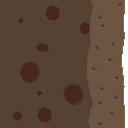
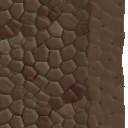
Layers edited between the first and the second 128x128 image:
hid "10_right" over [0, 0, 125, 128]
added layer "16_right" in group "BlocPlatform" over [0, 0, 125, 128]
